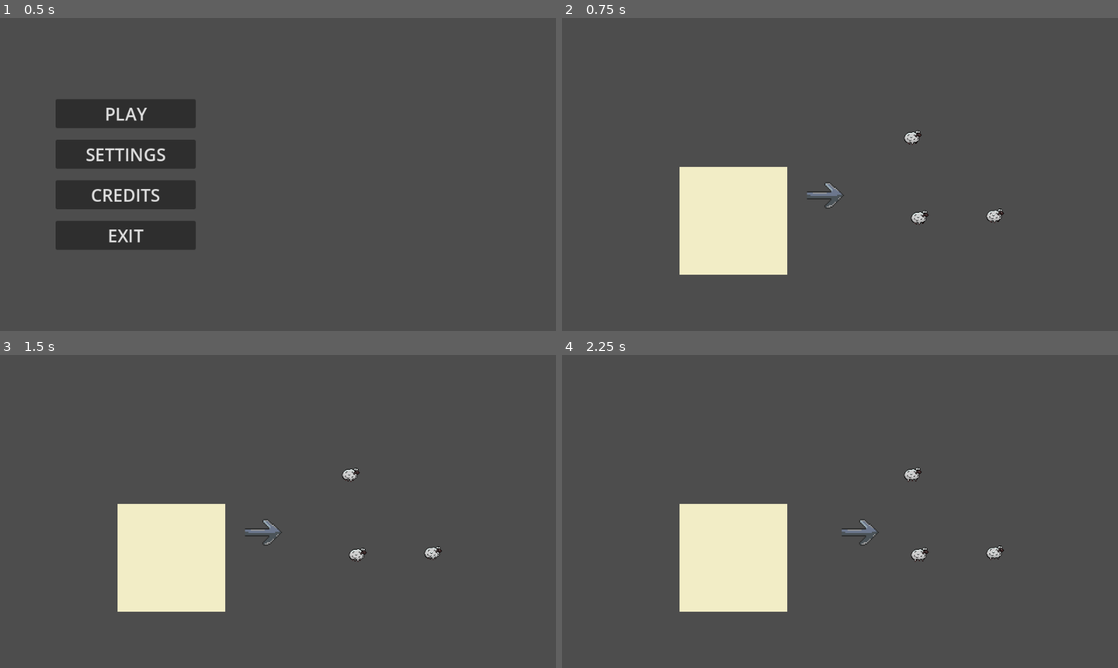
Above: before the commit, frames 1-4 (two rows, left to right).
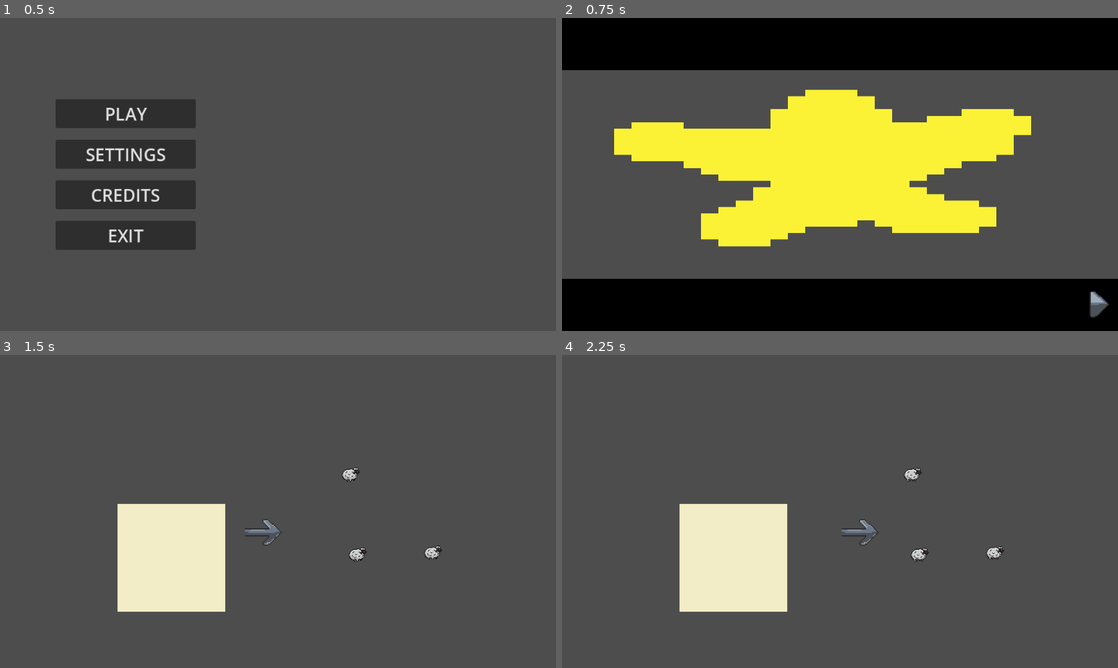
Above: after the commit, the same moments.

Repository: kinghos/GMTK-Game-Jam-2025
Game: Godot game, scene res://scenes/ui/title_screen.tscn
Two runs of this game, one before a commit and one after it. Both use one fixed random seed, a clock stepped at 60 frames per second and the inputs below.
Inputs (mouse positions are in pixels of both pictures, inside the frame that each line leads up to):
- Up to frame 1 (0.5 s): no input
- Up to frame 2 (0.75 s): click "PLAY" at 0.5 s
- Up to frame 3 (1.5 s): click (533, 646) at 1.27 s
- Up to frame 4 (2.25 s): move the mouse to (962, 495) at 2.02 s; hold Right (Right) from 2.03 s (still down); hold Space (Kick) from 2.03 s (still down); click (962, 495) at 2.17 s

Frame 1 is identical in both runs. In frame 2, 58% of the frame differs, in the area x 0-100%, y 0-100%; in frame 3, less than 0.1%; in frame 4, 0.1%.

Commit message:
placeholder opening cutscene

Diff:
--- /dev/null
+++ b/scenes/ui/opening_cutscene.gd
@@ -0,0 +1,63 @@
+extends CanvasLayer
+
+var frames = [
+	preload("res://assets/graphics/misc/star_particle.png")
+]
+const CUTSCENE_MUSIC = null
+var current_frame: int = 0
+var tween: Tween
+var transitioning: bool = false
+
+func _ready() -> void:
+	Music.play_music(CUTSCENE_MUSIC)
+	update_current_frame()
+
+func update_current_frame():
+	tween = get_tree().create_tween()
+	tween.tween_property($Frame, "modulate", Color.WHITE, 1)
+	$Frame.texture = frames[current_frame]
+
+	if current_frame == 0:
+		$BackArrow.visible = false
+	else:
+		$BackArrow.visible = true
+	if current_frame == frames.size() - 1:
+		$SkipButton.visible = false
+		$NextArrow.visible = false
+		$PlayButton.visible = true
+	else:
+		$SkipButton.visible = true
+		$NextArrow.visible = true
+		$PlayButton.visible = false
+
+	await tween.finished
+	transitioning = false
+
+func fade_to_black() -> void:
+	tween = get_tree().create_tween()
+	tween.tween_property($Frame, "modulate", Color.BLACK, 1)
+
+func _on_next_arrow_pressed() -> void:
+	if not transitioning:
+		transitioning = true
+
+		if current_frame < frames.size() - 1:
+			current_frame += 1
+
+		fade_to_black()
+		await tween.finished
+		update_current_frame()
+
+func _on_back_arrow_pressed() -> void:
+	if not transitioning:
+		transitioning = true
+
+		if current_frame >= 1:
+			current_frame -= 1
+
+		fade_to_black()
+		await tween.finished
+		update_current_frame()
+
+func _go_to_game() -> void:
+	get_tree().change_scene_to_file("res://scenes/test_scene.tscn")
--- /dev/null
+++ b/scenes/ui/opening_cutscene.tscn
@@ -0,0 +1,99 @@
+[gd_scene load_steps=8 format=3 uid="uid://djqc6chk5lwfn"]
+
+[ext_resource type="Script" uid="uid://dxdsidtoipmsv" path="res://scenes/ui/opening_cutscene.gd" id="1_ixxvg"]
+[ext_resource type="Texture2D" uid="uid://brj7y667qscpi" path="res://assets/graphics/misc/menu_arrow.png" id="1_memw1"]
+[ext_resource type="Texture2D" uid="uid://dg5irpu268sb7" path="res://assets/graphics/misc/menu_arrow_hovering.png" id="2_8y2nn"]
+[ext_resource type="Texture2D" uid="uid://c43lr2ay2sftk" path="res://assets/graphics/misc/skip_button.png" id="3_yfgbm"]
+[ext_resource type="Texture2D" uid="uid://dk7wu5e638wj3" path="res://assets/graphics/misc/skip_button_hovering.png" id="4_hbltp"]
+[ext_resource type="Texture2D" uid="uid://d16rx4ytdap6n" path="res://assets/graphics/misc/play_button.png" id="5_b1k3a"]
+[ext_resource type="Texture2D" uid="uid://cfiossmdcpj0u" path="res://assets/graphics/misc/play_button_hovering.png" id="6_ixxvg"]
+
+[node name="OpeningCutscene" type="CanvasLayer"]
+script = ExtResource("1_ixxvg")
+
+[node name="Frame" type="TextureRect" parent="."]
+offset_top = 90.0
+offset_right = 960.0
+offset_bottom = 450.0
+
+[node name="BlackBar1" type="ColorRect" parent="."]
+anchors_preset = 10
+anchor_right = 1.0
+offset_bottom = 90.0
+grow_horizontal = 2
+color = Color(0, 0, 0, 1)
+
+[node name="BlackBar2" type="ColorRect" parent="."]
+anchors_preset = 12
+anchor_top = 1.0
+anchor_right = 1.0
+anchor_bottom = 1.0
+offset_top = -90.0
+grow_horizontal = 2
+grow_vertical = 0
+color = Color(0, 0, 0, 1)
+
+[node name="NextArrow" type="TextureButton" parent="."]
+anchors_preset = -1
+anchor_left = 1.0
+anchor_top = 1.0
+anchor_right = 1.0
+anchor_bottom = 1.0
+offset_left = -79.0
+offset_top = -77.0
+offset_right = -47.0
+offset_bottom = -45.0
+grow_horizontal = 0
+grow_vertical = 0
+scale = Vector2(2, 2)
+texture_normal = ExtResource("1_memw1")
+texture_hover = ExtResource("2_8y2nn")
+
+[node name="BackArrow" type="TextureButton" parent="."]
+anchors_preset = -1
+anchor_top = 1.0
+anchor_bottom = 1.0
+offset_left = 15.0
+offset_top = -77.0
+offset_right = 47.0
+offset_bottom = -45.0
+grow_vertical = 0
+scale = Vector2(2, 2)
+texture_normal = ExtResource("1_memw1")
+texture_hover = ExtResource("2_8y2nn")
+flip_h = true
+
+[node name="SkipButton" type="TextureButton" parent="."]
+anchors_preset = 1
+anchor_left = 1.0
+anchor_right = 1.0
+offset_left = -75.0
+offset_top = 13.0
+offset_right = -43.0
+offset_bottom = 45.0
+grow_horizontal = 0
+scale = Vector2(2, 2)
+texture_normal = ExtResource("3_yfgbm")
+texture_hover = ExtResource("4_hbltp")
+
+[node name="PlayButton" type="TextureButton" parent="."]
+visible = false
+anchors_preset = 3
+anchor_left = 1.0
+anchor_top = 1.0
+anchor_right = 1.0
+anchor_bottom = 1.0
+offset_left = -79.0
+offset_top = -77.0
+offset_right = -39.0
+offset_bottom = -37.0
+grow_horizontal = 0
+grow_vertical = 0
+scale = Vector2(2, 2)
+texture_normal = ExtResource("5_b1k3a")
+texture_hover = ExtResource("6_ixxvg")
+
+[connection signal="pressed" from="NextArrow" to="." method="_on_next_arrow_pressed"]
+[connection signal="pressed" from="BackArrow" to="." method="_on_back_arrow_pressed"]
+[connection signal="pressed" from="SkipButton" to="." method="_go_to_game"]
+[connection signal="pressed" from="PlayButton" to="." method="_go_to_game"]
--- a/scenes/ui/title_screen.gd
+++ b/scenes/ui/title_screen.gd
@@ -6,7 +6,7 @@
 	Music.play_music(MAIN_MENU_MUSIC)
 
 func _on_play_button_pressed() -> void:
-	get_tree().change_scene_to_file("res://scenes/test_scene.tscn")
+	get_tree().change_scene_to_file("res://scenes/ui/opening_cutscene.tscn")
 
 func _on_settings_button_pressed() -> void:
 	get_tree().change_scene_to_file("res://scenes/ui/settings.tscn")
Binary file added: assets/graphics/misc/menu_button.png
Not shown, added: assets/graphics/misc/menu_button.png.import
Binary file added: assets/graphics/misc/menu_button_hovering.png
Not shown, added: assets/graphics/misc/menu_button_hovering.png.import
Binary file added: assets/graphics/misc/play_button.png
Not shown, added: assets/graphics/misc/play_button.png.import
Binary file added: assets/graphics/misc/play_button_hovering.png
Not shown, added: assets/graphics/misc/play_button_hovering.png.import
Binary file added: assets/graphics/misc/skip_button.png
Not shown, added: assets/graphics/misc/skip_button.png.import
Binary file added: assets/graphics/misc/skip_button_hovering.png
Not shown, added: assets/graphics/misc/skip_button_hovering.png.import
(and 1 more such lines)
